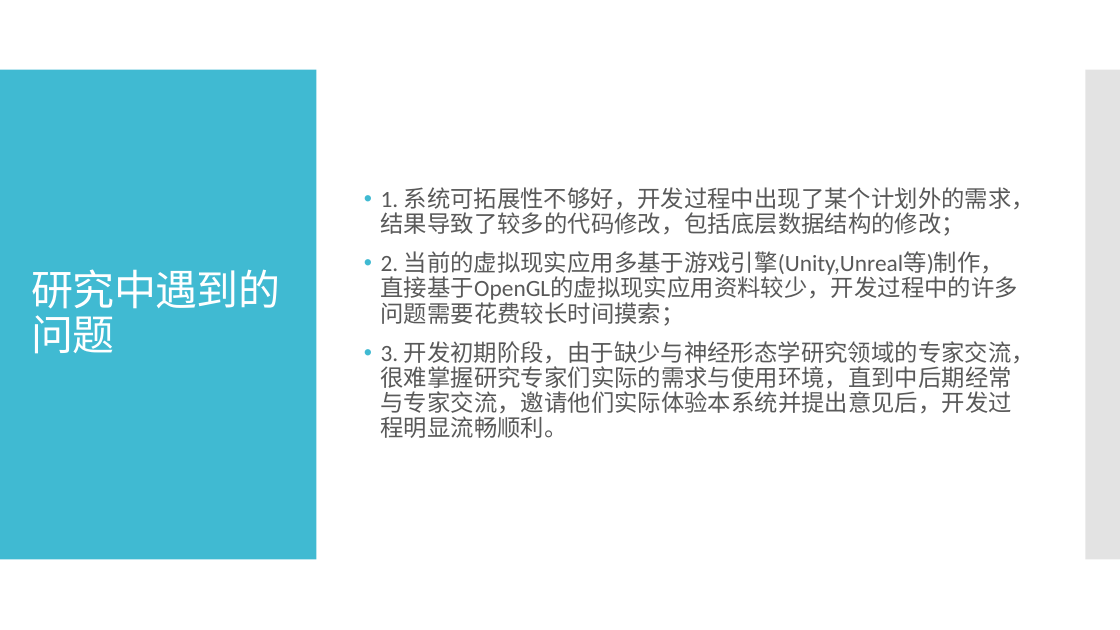
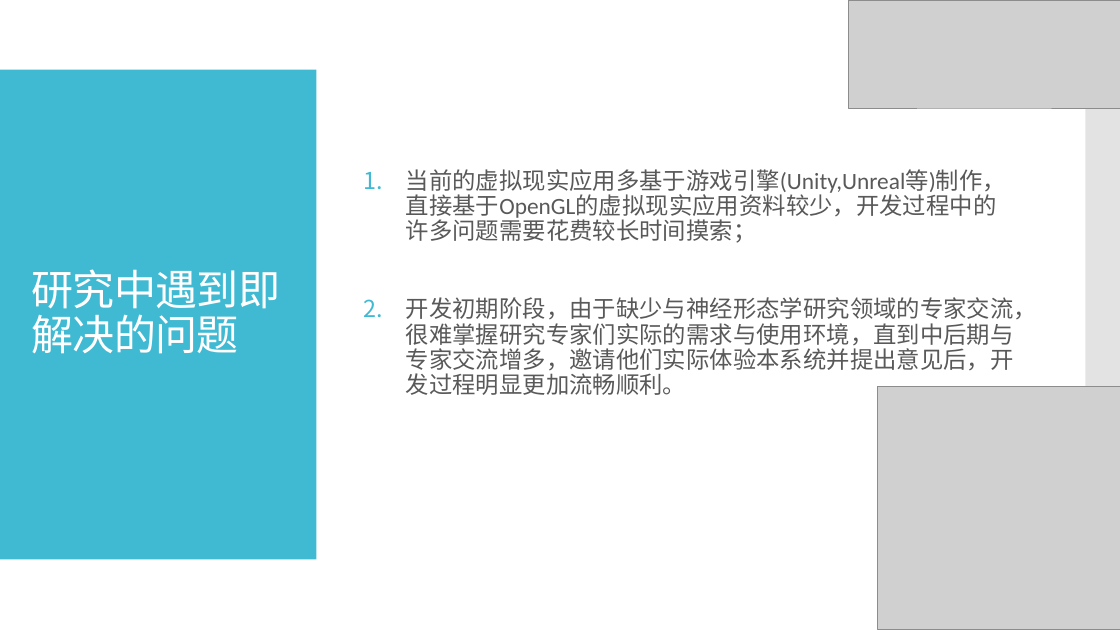
Before and after one commit to binWW/SchoolReport-Private-, a slide deck: slide 26 of 毕业论文/硕士毕业设计答辩.pptx (slide 31 before the commit). Drawn at 1120x630 pixels with LibreOffice and Linux fonts; fonts in the diff are those of the drawing; grey boxes stand for pictures. Boxes give left, top, right and bottom in pixels: in the first picture for what was removed or moved away, otherwise in the second. Text is boxed around its words. In the diff, an @@ line names an element or a change of style, - is before the commit and + after.

```diff
--- a/毕业论文/硕士毕业设计答辩.pptx
+++ b/毕业论文/硕士毕业设计答辩.pptx
@@ picture added at [849,0,1120,108] @@
@@ text at [406,169,1037,395]: text changed @@
-• 1. 系统可拓展性不够好，开发过程中出现了某个计划外的需求，结果导致了较多的代码修改，包括底层数据结构的修改；
-• 2. 当前的虚拟现实应用多基于游戏引擎(Unity,Unreal等)制作，直接基于OpenGL的虚拟现实应用资料较少，开发过程中的许多问题需要花费较长时间摸索；
-• 3. 开发初期阶段，由于缺少与神经形态学研究领域的专家交流，很难掌握研究专家们实际的需求与使用环境，直到中后期经常与专家交流，邀请他们实际体验本系统并提出意见后，开发过程明显流畅顺利。
+1. 当前的虚拟现实应用多基于游戏引擎(Unity,Unreal等)制作，直接基于OpenGL的虚拟现实应用资料较少，开发过程中的许多问题需要花费较长时间摸索；
+2. 开发初期阶段，由于缺少与神经形态学研究领域的专家交流，很难掌握研究专家们实际的需求与使用环境，直到中后期与专家交流增多，邀请他们实际体验本系统并提出意见后，开发过程明显更加流畅顺利。
@@ title at [32,269,281,354]: text changed @@
-研究中遇到的问题
+研究中遇到即解决的问题
@@ picture added at [878,386,1120,629] @@
```
Also in this commit, not shown: 26 other slides changed, 2 slides added, 7 slides removed, 6 other files.
